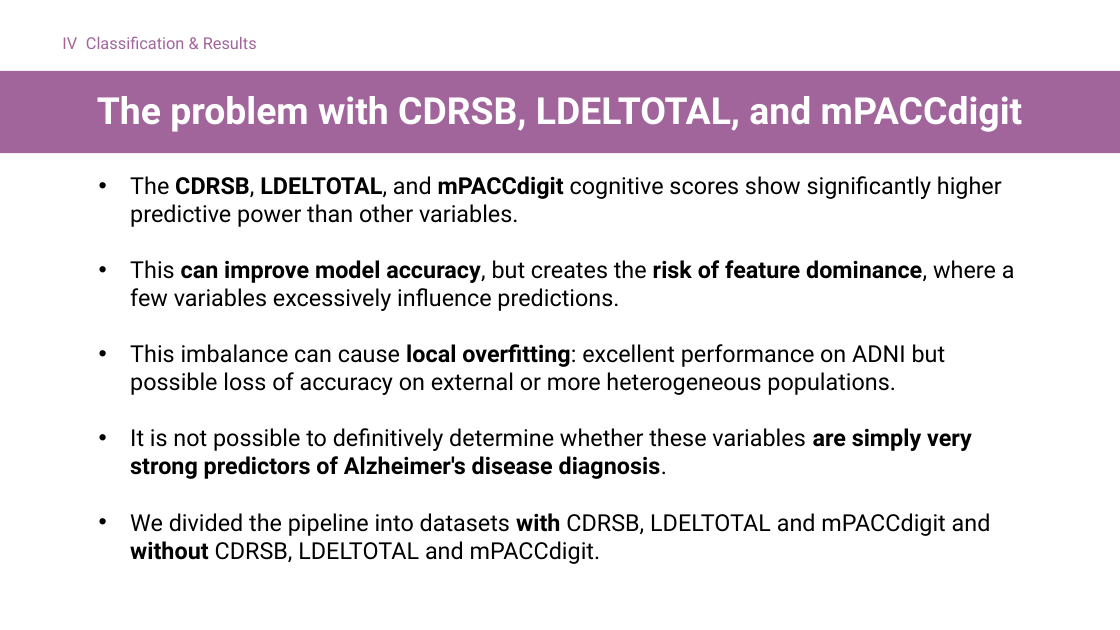
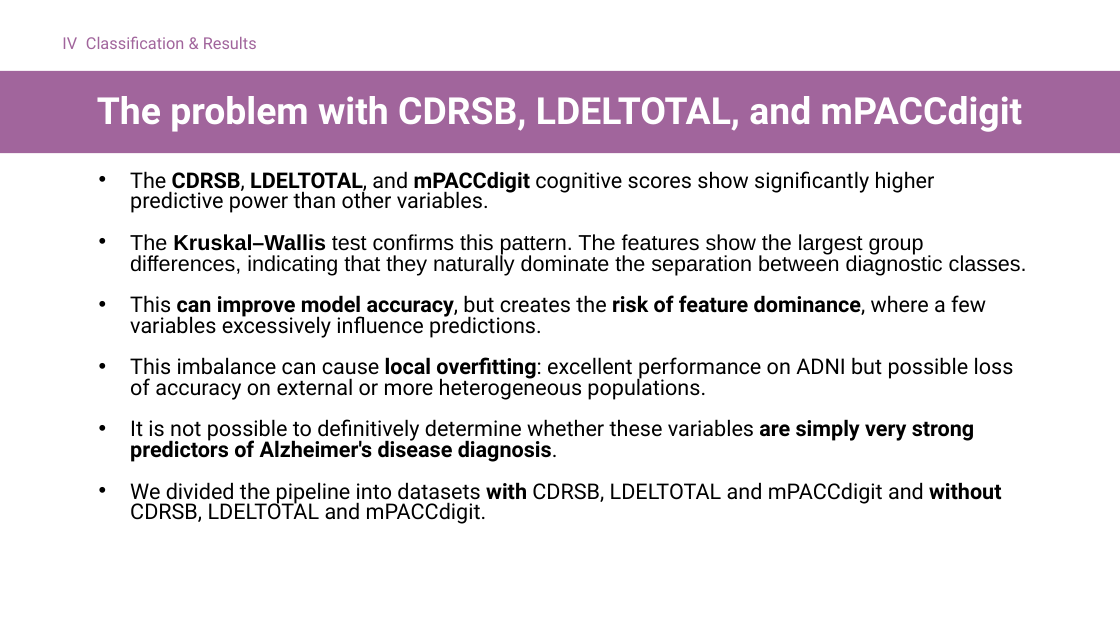
Before and after one commit to Tenshin000/CogniPredictAD, a slide deck: slide 23 of Presentation.pptx. Drawn at 1120x630 pixels with LibreOffice and Linux fonts; fonts in the diff are those of the drawing. Boxes give left, top, right and bottom in pixels: in the first picture for what was removed or moved away, otherwise in the second. Text is boxed around its words. In the diff, an @@ line names an element or a change of style, - is before the commit and + after.

```diff
--- a/Presentation.pptx
+++ b/Presentation.pptx
@@ text at (x1=130, y1=171, x2=1014, y2=524): size 20 to 18.5 pt in "The CDRSB, LDELTOTAL, and mPACCdigit cognitive scores ...", "This can improve model accuracy, but creates ...", "This imbalance can cause local overfitting: excellent ...", "It is not possible to definitively determine ..." and 1 more places; line spacing 1 to 0.8 @@
@@ text at (x1=130, y1=234, x2=1027, y2=276): paragraph added @@
+• The Kruskal–Wallis test confirms this pattern. The features show the largest group differences, indicating that they naturally dominate the separation between diagnostic classes.
```
Also in this commit, not shown: 5 other slides changed, 10 other files.
